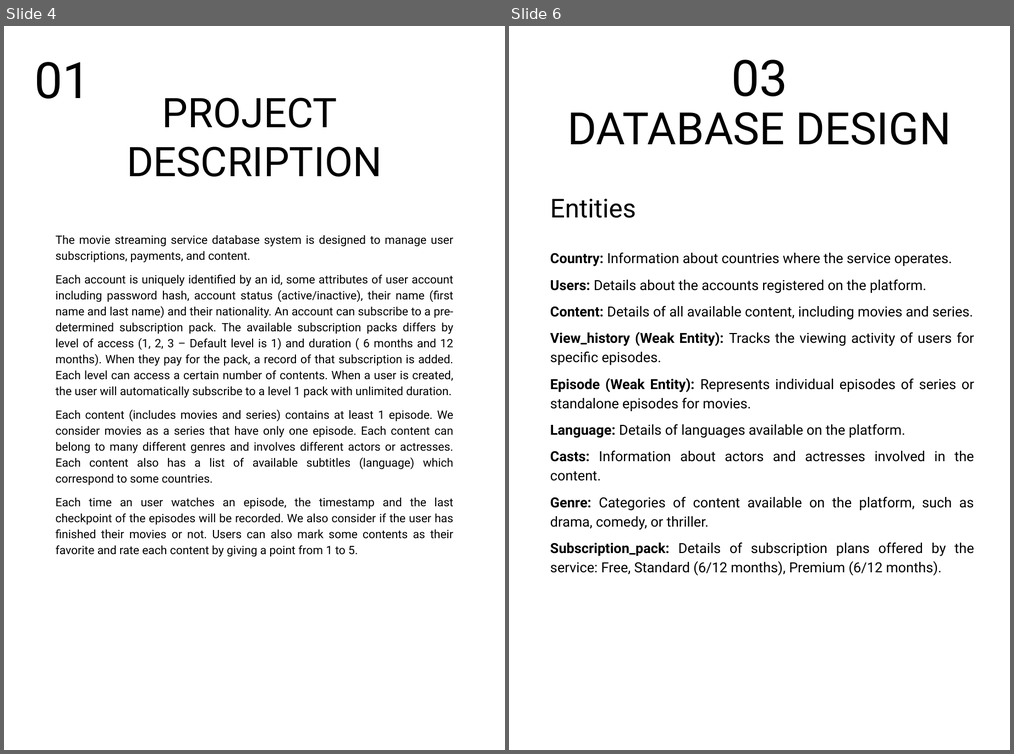
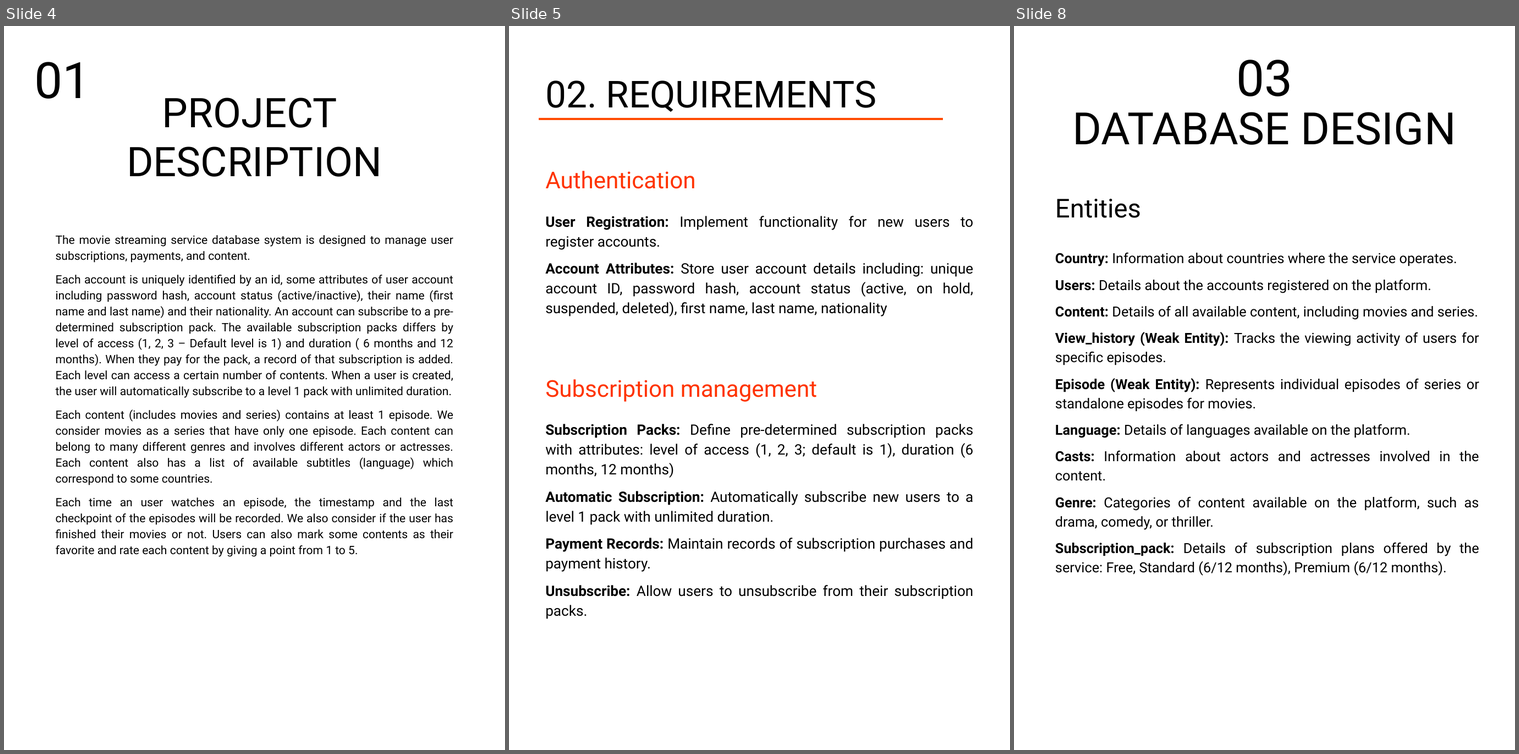
Before and after one commit to mtrung12/Movie_streaming_db, a slide deck: movie_stream_report.pptx. Shown side by side, each under a label of ours: slides 4 and 6 before the commit, slides 4, 5 and 8 after it; the slides between them are not shown. The pictures are 1014x754 and 1519x754 pixels, drawn with LibreOffice and Linux fonts; fonts in the diff are those of the drawing. Boxes give left, top, right and bottom in pixels: in the first picture for what was removed or moved away, otherwise in the second. Text is boxed around its words. In the diff, an @@ line names an element or a change of style, - is before the commit and + after.

```diff
--- a/movie_stream_report.pptx
+++ b/movie_stream_report.pptx
@@ slide 5 added at bbox=[509, 26, 1010, 750], background #FFFFFF @@
@@ text added at bbox=[545, 80, 876, 112], 40 pt, text #000000 @@
+02. REQUIREMENTS
@@ line added from (539, 119) to (944, 119), #FF4B02 2.25 pt @@
@@ text added at bbox=[545, 171, 695, 189], 25 pt, text #FF3300 @@
+Authentication
@@ text added at bbox=[545, 216, 973, 316], 15.5 pt, text #000000 @@
+User Registration: Implement functionality for new users to register accounts.
+Account Attributes: Store user account details including: unique account ID, password hash, account status (active, on hold, suspended, deleted), first name, last name, nationality
@@ text added at bbox=[545, 379, 817, 402], 25 pt, text #FF3300 @@
+Subscription management
@@ text added at bbox=[545, 424, 974, 619], 15.5 pt, text #000000 @@
+Subscription Packs: Define pre-determined subscription packs with attributes: level of access (1, 2, 3; default is 1), duration (6 months, 12 months)
+Automatic Subscription: Automatically subscribe new users to a level 1 pack with unlimited duration.
+Payment Records: Maintain records of subscription purchases and payment history.
+Unsubscribe: Allow users to unsubscribe from their subscription packs.
@@ what was slide 6 is now slide 8 @@
```
Also in this commit, not shown: 2 slides changed, 11 other slides added, 5 slides removed.
